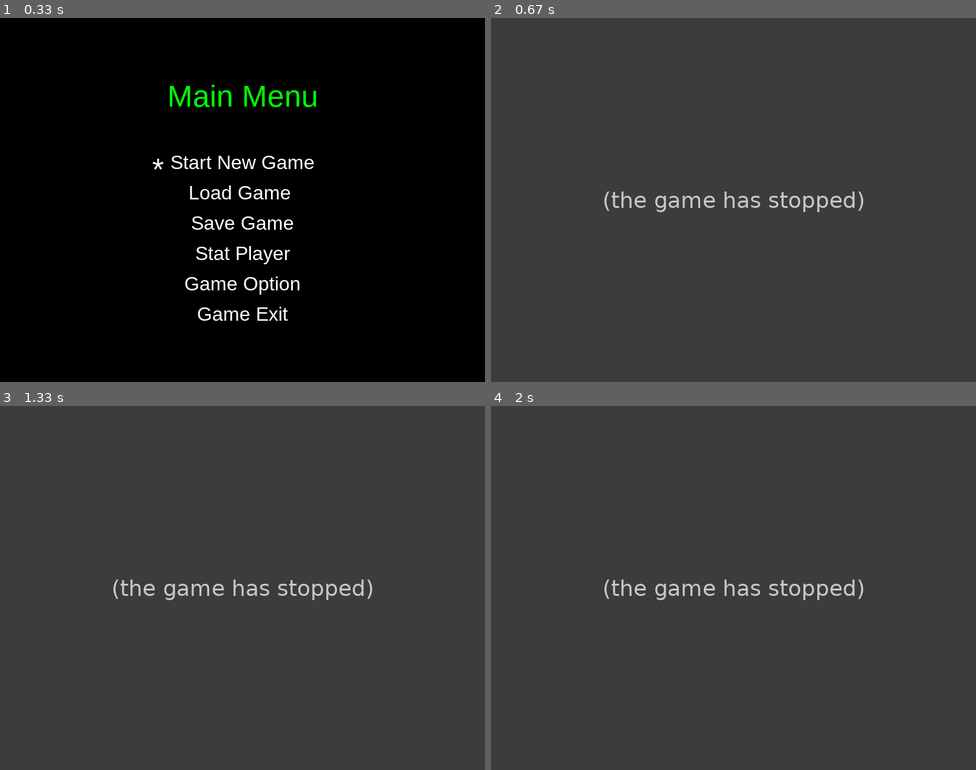
Above: before the commit, frames 1-4 (two rows, left to right).
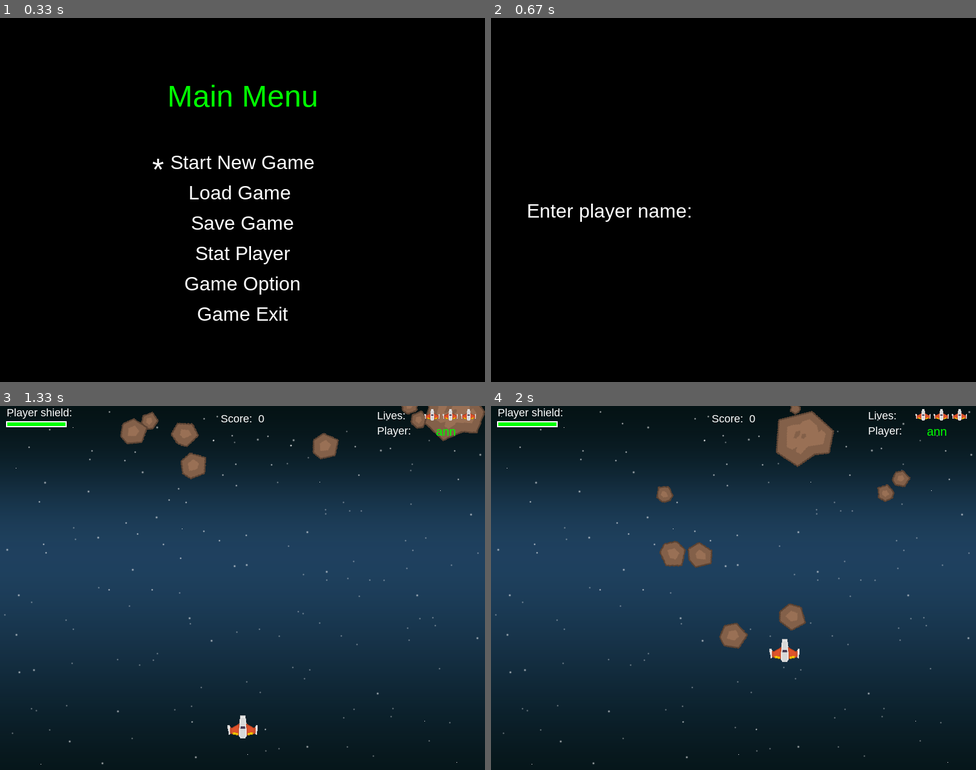
Above: after the commit, the same moments.

Repository: LongKelvin/Pygame_ShootingGame
Game: pygame game, started from main.py
The game is run twice, just before and just after one commit, with the same random seed, the same clock (stepped at 60 frames per second) and the same inputs.
Inputs:
- Up to frame 1 (0.33 s): no input
- Up to frame 2 (0.67 s): tap Enter at 0.33 s
- Up to frame 3 (1.33 s): type "ann" at 0.67 s; tap Enter at 1 s; hold Up from 1.22 s (still down)
- Up to frame 4 (2 s): release Up at 1.68 s; hold Right from 1.77 s (still down)

Frame 1 is identical in both runs. In frame 2, 100% of the frame differs, in the area x 0-100%, y 0-100%; in frame 3, 100%; in frame 4, 100%.
Error before the commit: TypeError: 'module' object is not callable (Game.py line 351); the game stopped at 0.35 s (later frames are placeholders)

Commit message:
fix import module error

Diff:
--- a/classes/Game.py
+++ b/classes/Game.py
@@ -4,18 +4,15 @@
 from animation.Explosion import Explosion
 from animation.PowerUp import PowerUp
 from classes.Menu import MainMenu, PauseGameMenu, GameLoad_Menu
+
 from classes.TextBox import TextBox
-from config import Settings
+
 from config.Settings import*
 from enemy.Mob import Mob
-from player import *
-from animation import *
-from enemy import *
+
 import os
-import string
-from classes import *
-
-from player import *
+
+
 from player.Player import Player
 
 
--- a/classes/TextBox.py
+++ b/classes/TextBox.py
@@ -1,5 +1,5 @@
 import pygame
-from classes.Game import *
+
 from config.Settings import *
 
 
